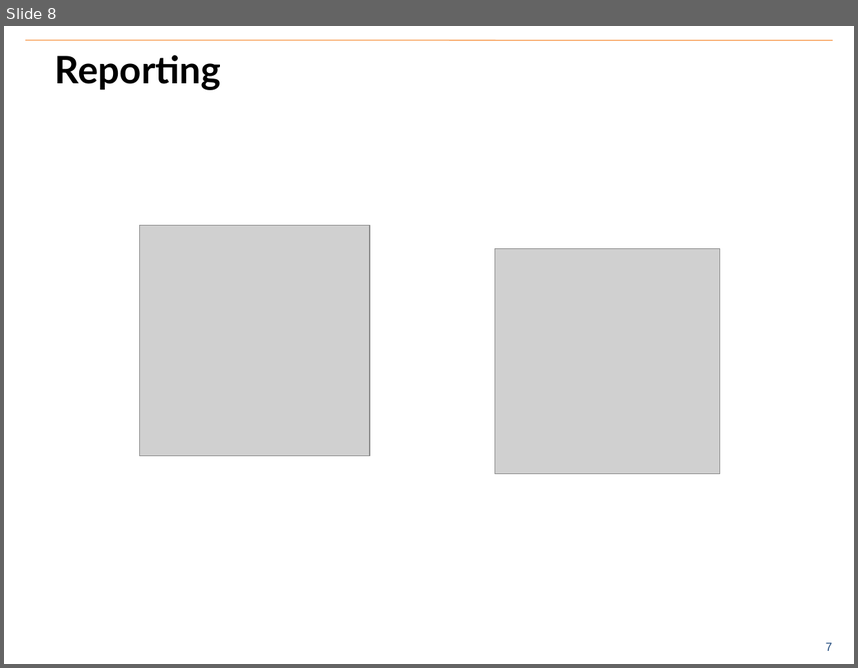
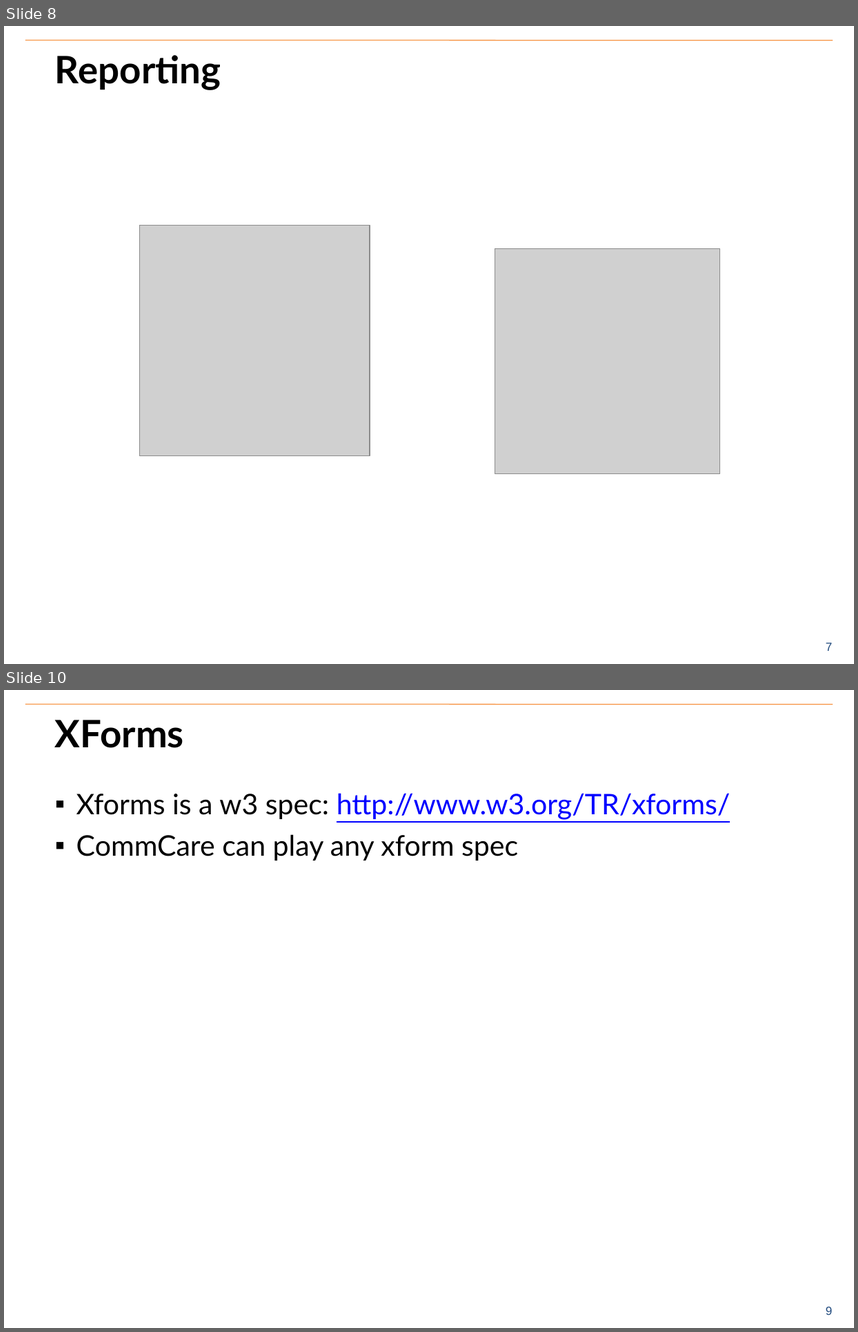
Before and after one commit to benrudolph/exi-training, a slide deck: Overview/commcare_overview.pptx. Shown one above the other, each under a label of ours: slide 8 before the commit, slides 8 and 10 after it; the slides between them are not shown. The pictures are 858x668 and 858x1332 pixels, drawn with LibreOffice and Linux fonts; fonts in the diff are those of the drawing; grey boxes stand for pictures; background and template pictures are left out. Boxes give left, top, right and bottom in pixels: in the first picture for what was removed or moved away, otherwise in the second. Text is boxed around its words. In the diff, an @@ line names an element or a change of style, - is before the commit and + after.

```diff
--- a/Overview/commcare_overview.pptx
+++ b/Overview/commcare_overview.pptx
@@ slide 10 added at <box>4,690,854,1328</box>, background #FFFFFF; not listed: 2 template elements that a slide beside it also shows @@
@@ title added at <box>55,720,184,748</box>, 32 pt, text #000000, bold @@
+XForms
@@ text added at <box>76,793,731,860</box>, 24 pt, text #000000 @@
+▪ Xforms is a w3 spec: http://www.w3.org/TR/xforms/
+▪ CommCare can play any xform spec
```
Also in this commit, not shown: 2 other slides added.
